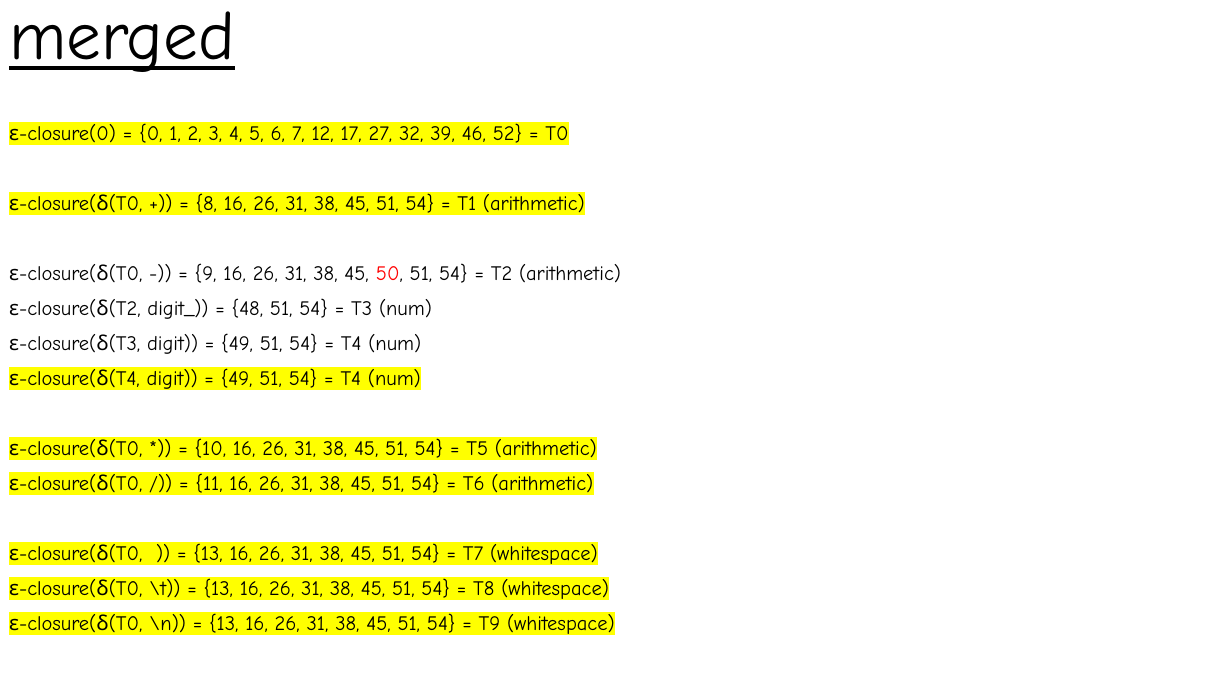
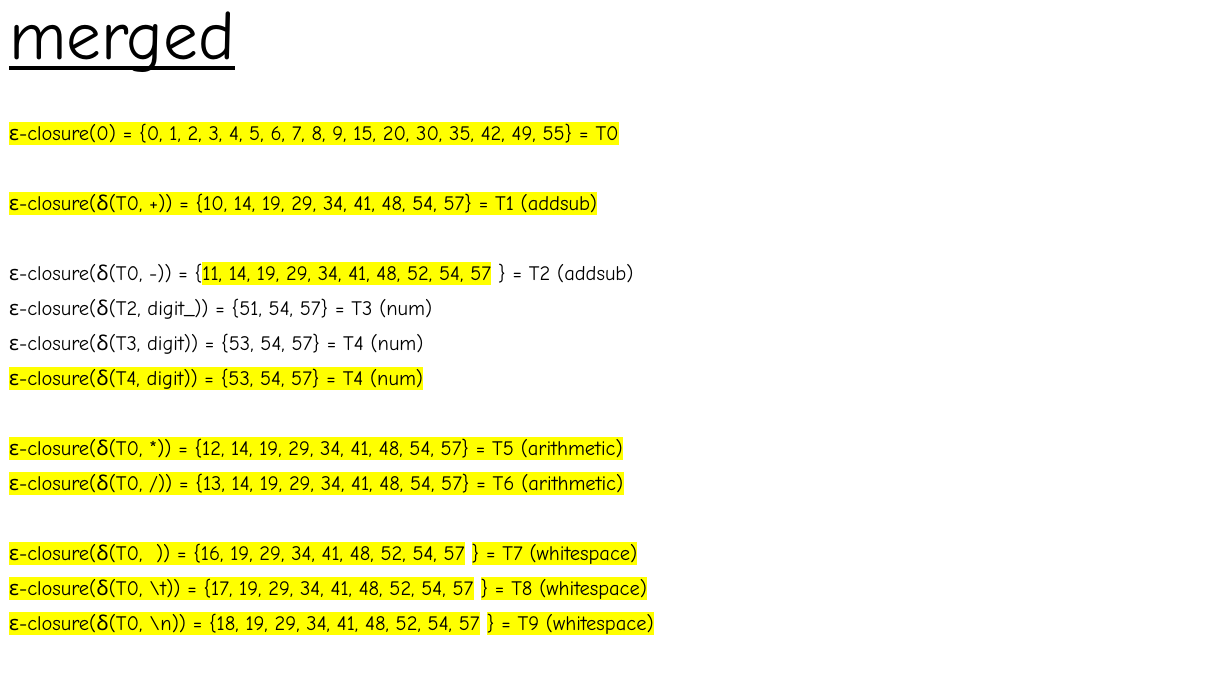
Before and after one commit to Absy-Serendipity/compiler, a slide deck: slide 36 of regular expression/NFA_DFA.pptx (slide 33 before the commit). Drawn at 1232x693 pixels with LibreOffice and Linux fonts; fonts in the diff are those of the drawing. Boxes give left, top, right and bottom in pixels: in the first picture for what was removed or moved away, otherwise in the second. Text is boxed around its words. In the diff, an @@ line names an element or a change of style, - is before the commit and + after.

```diff
--- a/regular expression/NFA_DFA.pptx
+++ b/regular expression/NFA_DFA.pptx
@@ text at (9, 120, 654, 638): text changed @@
-ε-closure(0) = {0, 1, 2, 3, 4, 5, 6, 7, 12, 17, 27, 32, 39, 46, 52} = T0
-ε-closure(δ(T0, +)) = {8, 16, 26, 31, 38, 45, 51, 54} = T1 (arithmetic)
-ε-closure(δ(T0, -)) = {9, 16, 26, 31, 38, 45, 50, 51, 54} = T2 (arithmetic)
-ε-closure(δ(T2, digit_)) = {48, 51, 54} = T3 (num)
-ε-closure(δ(T3, digit)) = {49, 51, 54} = T4 (num)
-ε-closure(δ(T4, digit)) = {49, 51, 54} = T4 (num)
-ε-closure(δ(T0, *)) = {10, 16, 26, 31, 38, 45, 51, 54} = T5 (arithmetic)
-ε-closure(δ(T0, /)) = {11, 16, 26, 31, 38, 45, 51, 54} = T6 (arithmetic)
-ε-closure(δ(T0, )) = {13, 16, 26, 31, 38, 45, 51, 54} = T7 (whitespace)
-ε-closure(δ(T0, \t)) = {13, 16, 26, 31, 38, 45, 51, 54} = T8 (whitespace)
-ε-closure(δ(T0, \n)) = {13, 16, 26, 31, 38, 45, 51, 54} = T9 (whitespace)
+ε-closure(0) = {0, 1, 2, 3, 4, 5, 6, 7, 8, 9, 15, 20, 30, 35, 42, 49, 55} = T0
+ε-closure(δ(T0, +)) = {10, 14, 19, 29, 34, 41, 48, 54, 57} = T1 (addsub)
+ε-closure(δ(T0, -)) = {11, 14, 19, 29, 34, 41, 48, 52, 54, 57 } = T2 (addsub)
+ε-closure(δ(T2, digit_)) = {51, 54, 57} = T3 (num)
+ε-closure(δ(T3, digit)) = {53, 54, 57} = T4 (num)
+ε-closure(δ(T4, digit)) = {53, 54, 57} = T4 (num)
+ε-closure(δ(T0, *)) = {12, 14, 19, 29, 34, 41, 48, 54, 57} = T5 (arithmetic)
+ε-closure(δ(T0, /)) = {13, 14, 19, 29, 34, 41, 48, 54, 57} = T6 (arithmetic)
+ε-closure(δ(T0, )) = {16, 19, 29, 34, 41, 48, 52, 54, 57 } = T7 (whitespace)
+ε-closure(δ(T0, \t)) = {17, 19, 29, 34, 41, 48, 52, 54, 57 } = T8 (whitespace)
+ε-closure(δ(T0, \n)) = {18, 19, 29, 34, 41, 48, 52, 54, 57 } = T9 (whitespace)
```
Also in this commit, not shown: 13 other slides changed, 6 slides added, 3 slides removed, 26 other files.
